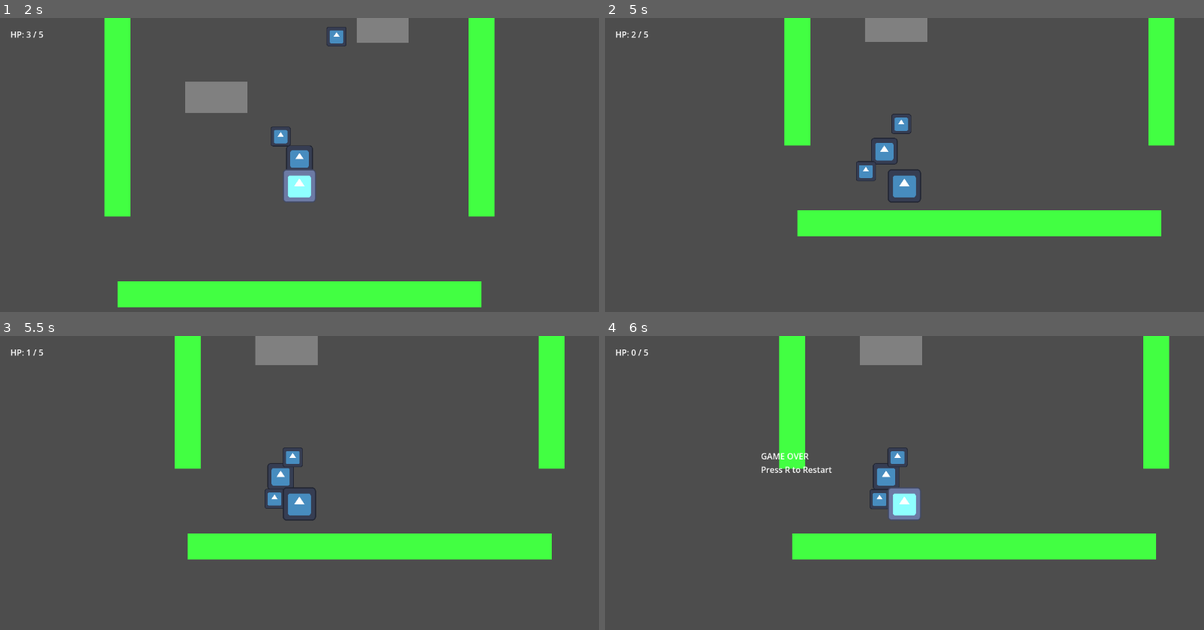
Above: before the commit, frames 1-4 (two rows, left to right).
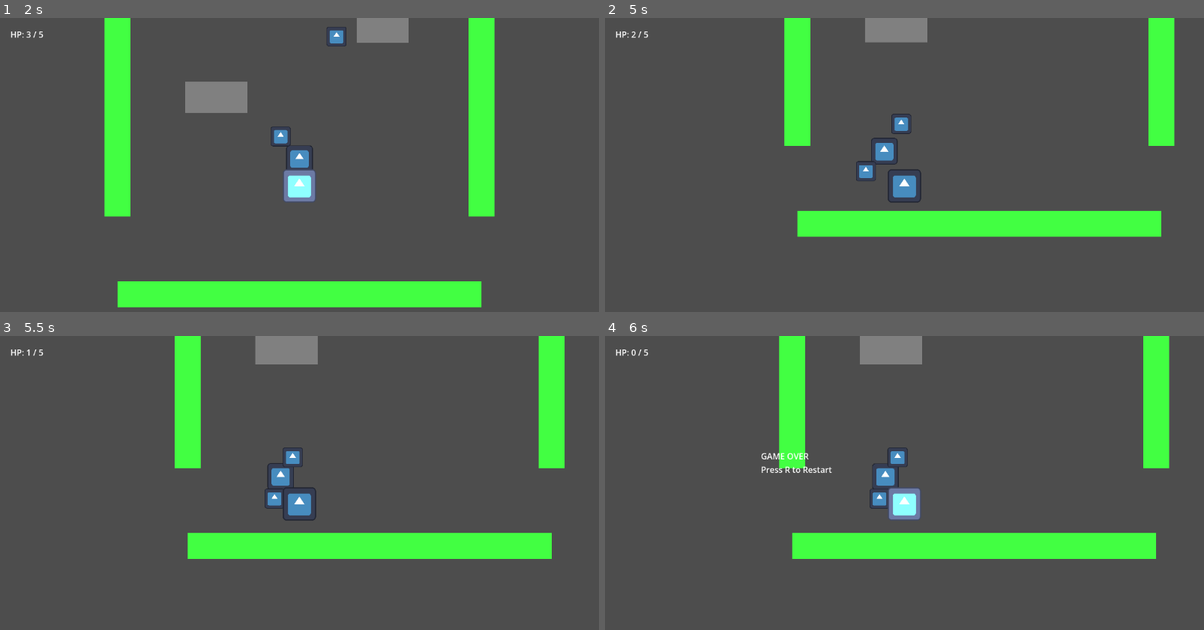
Above: after the commit, the same moments.

Repository: yenpish/chazo-fatebound
Game: Godot game, scene res://scenes/levels/mossgrave_outskirts.tscn
Same seed, same stepped clock (60 frames per second), same inputs: the game is played once before the commit and once after it. This scene is started directly instead of the project's main scene. The engine's default icon, where the game draws it, is replaced by a stand-in: a white triangle on a blue panel in a dark square.
Inputs:
- Up to frame 1 (2 s): hold W (move_up) from 0.53 s (still down); tap Space (attack) at 0.6, 1.35 s
- Up to frame 2 (5 s): release W (move_up) at 2.03 s; hold A (move_left) 2.03-3.53 s; tap Space (attack) every 0.75 s from 2.1 to 4.35 s; hold S (move_down) 3.53-4.28 s; hold D (move_right) from 4.28 s (still down)
- Up to frame 3 (5.5 s): release D (move_right) at 5.03 s; hold W (move_up) from 5.03 s (still down); tap Space (attack) at 5.1 s
- Up to frame 4 (6 s): release W (move_up) at 5.78 s; hold D (move_right) from 5.78 s (still down); tap Space (attack) at 5.85 s

Frame 1 is identical in both runs. In frame 2, 0.5% of the frame differs, in the area x 29-96%, y 8-75%; in frame 3, 0.4%; in frame 4, 0.5%.

Commit message:
Add Eclipse Shard pickup test

Diff:
--- /dev/null
+++ b/scenes/items/eclipse_shard_of_hunger.tscn
@@ -0,0 +1,20 @@
+[gd_scene format=3 uid="uid://clxgx6wkdbixs"]
+
+[ext_resource type="Script" uid="uid://b74tirrw277nq" path="res://scripts/items/pickup_item.gd" id="1_fuap3"]
+[ext_resource type="Texture2D" uid="uid://cy007subigwsk" path="res://icon.svg" id="2_0mi2e"]
+
+[sub_resource type="CircleShape2D" id="CircleShape2D_0oe0y"]
+radius = 22.0
+
+[node name="EclipseShardOfHunger" type="Area2D" unique_id=2045639108]
+script = ExtResource("1_fuap3")
+item_id = "eclipse_shard_hunger"
+item_name = "EclipseShard of Hunger"
+pickup_message = "Eclipse Shard of Hunger obtained - The first fragment of the Eclipse Gate awakens."
+
+[node name="Sprite2D" type="Sprite2D" parent="." unique_id=1122150693]
+scale = Vector2(0.25, 0.25)
+texture = ExtResource("2_0mi2e")
+
+[node name="CollisionShape2D" type="CollisionShape2D" parent="." unique_id=950654494]
+shape = SubResource("CircleShape2D_0oe0y")
--- a/scenes/levels/mossgrave_outskirts.tscn
+++ b/scenes/levels/mossgrave_outskirts.tscn
@@ -5,6 +5,7 @@
 [ext_resource type="PackedScene" uid="uid://85pfexe2tiic" path="res://scenes/enemies/veilborn_crawler.tscn" id="2_np761"]
 [ext_resource type="PackedScene" uid="uid://sf7100vq7g2c" path="res://scenes/ui/hud.tscn" id="2_ow5mb"]
 [ext_resource type="PackedScene" uid="uid://mfuonb32vn1q" path="res://scenes/items/pendant_of_malaya.tscn" id="3_np761"]
+[ext_resource type="PackedScene" uid="uid://clxgx6wkdbixs" path="res://scenes/items/eclipse_shard_of_hunger.tscn" id="4_b4jx4"]
 
 [sub_resource type="RectangleShape2D" id="RectangleShape2D_ivkax"]
 size = Vector2(50, 900)
@@ -141,6 +142,9 @@
 [node name="PendantOfMalaya" parent="Items" unique_id=1851028104 instance=ExtResource("3_np761")]
 position = Vector2(-230, -250)
 
+[node name="EclipseShardOfHunger_TEMP" parent="Items" unique_id=2045639108 instance=ExtResource("4_b4jx4")]
+position = Vector2(0, -380)
+
 [node name="Player" parent="." unique_id=1997026455 instance=ExtResource("1_ivkax")]
 position = Vector2(0, 470)
 
